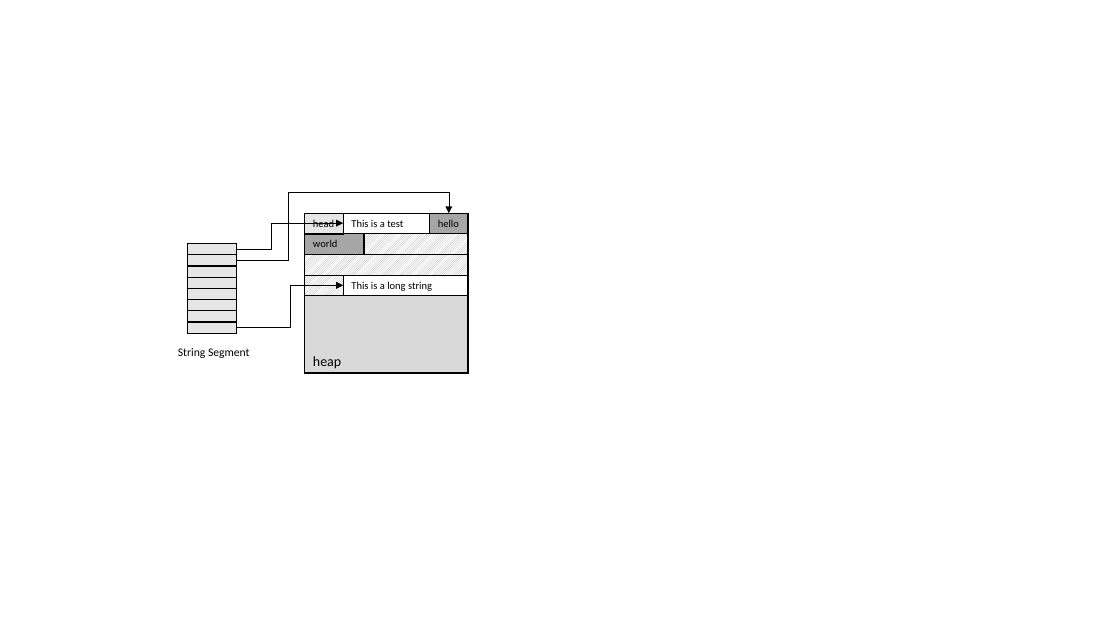
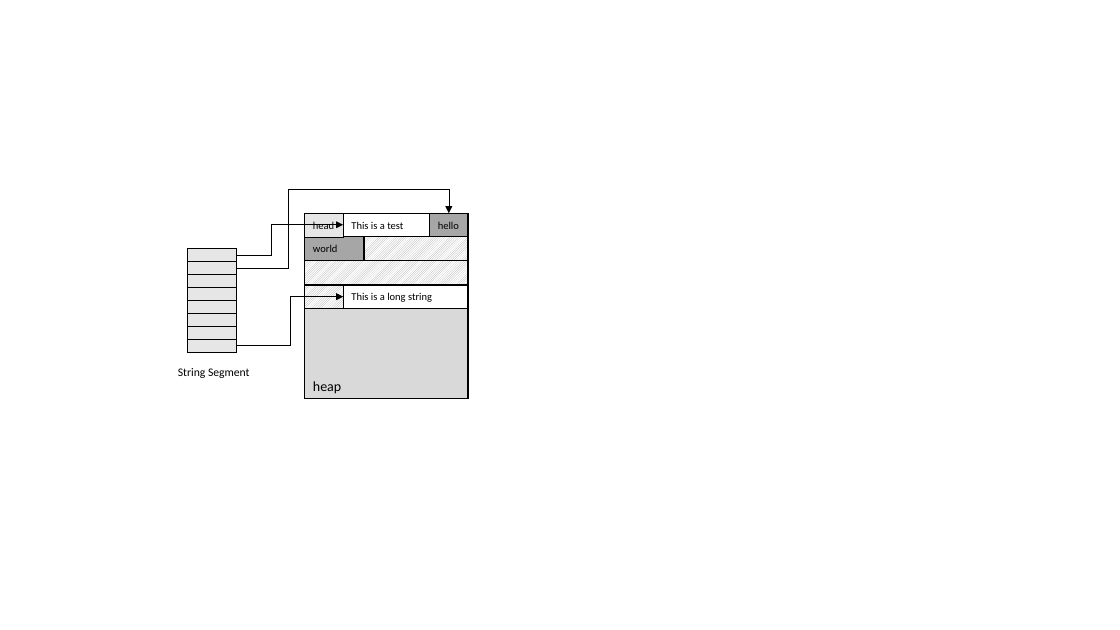
Before and after one commit to scott-zgeng/thor, a slide deck: slide 11 of doc/thor architecture.pptx. Drawn at 1120x630 pixels with LibreOffice and Linux fonts; fonts in the diff are those of the drawing. Boxes give left, top, right and bottom in pixels: in the first picture for what was removed or moved away, otherwise in the second. Text is boxed around its words. In the diff, an @@ line names an element or a change of style, - is before the commit and + after.

```diff
--- a/doc/thor architecture.pptx
+++ b/doc/thor architecture.pptx
@@ elbow arrow moved from (237, 260) - (449, 213) to (237, 268) - (449, 213) @@
@@ 2 rectangles, 1 elbow arrow: place and size @@
-2 rectangles, 1 elbow arrow at [237, 223, 468, 255]
+2 rectangles, 1 elbow arrow at [237, 225, 468, 260]
@@ rectangle "head": place and size @@
-rectangle "head" at [305, 213, 344, 234]
+rectangle "head" at [305, 213, 344, 238]
@@ rectangle "heap": place and size @@
-rectangle "heap" at [305, 213, 469, 373]
+rectangle "heap" at [305, 213, 469, 398]
@@ rectangle: place and size @@
-rectangle at [187, 244, 237, 255]
+rectangle at [187, 249, 237, 261]
@@ rectangle: place and size @@
-rectangle at [187, 255, 237, 266]
+rectangle at [187, 261, 237, 274]
@@ rectangle: place and size @@
-rectangle at [305, 255, 469, 276]
+rectangle at [305, 260, 469, 285]
@@ elbow arrow moved from (237, 328) - (344, 286) to (237, 346) - (344, 297) @@
@@ 4 rectangles: place and size @@
-4 rectangles at [187, 266, 469, 296]
+4 rectangles at [187, 275, 469, 308]
@@ 4 rectangles: place and size @@
-4 rectangles at [187, 288, 237, 333]
+4 rectangles at [187, 301, 237, 352]
@@ text "String Segment": place and size @@
-text "String Segment" at [178, 348, 250, 358]
+text "String Segment" at [178, 368, 250, 378]
```
Also in this commit, not shown: 10 other slides changed, 1 other file.
